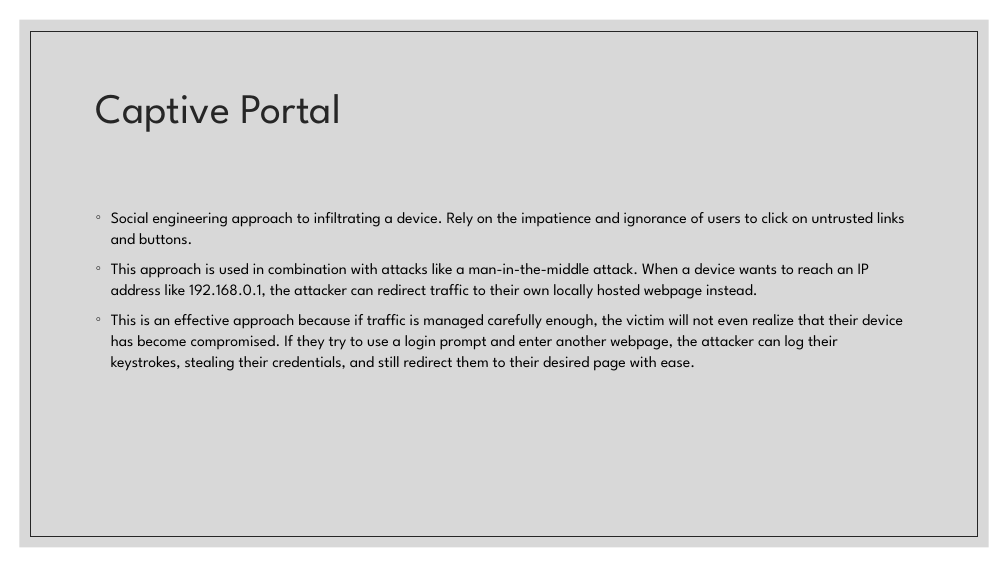
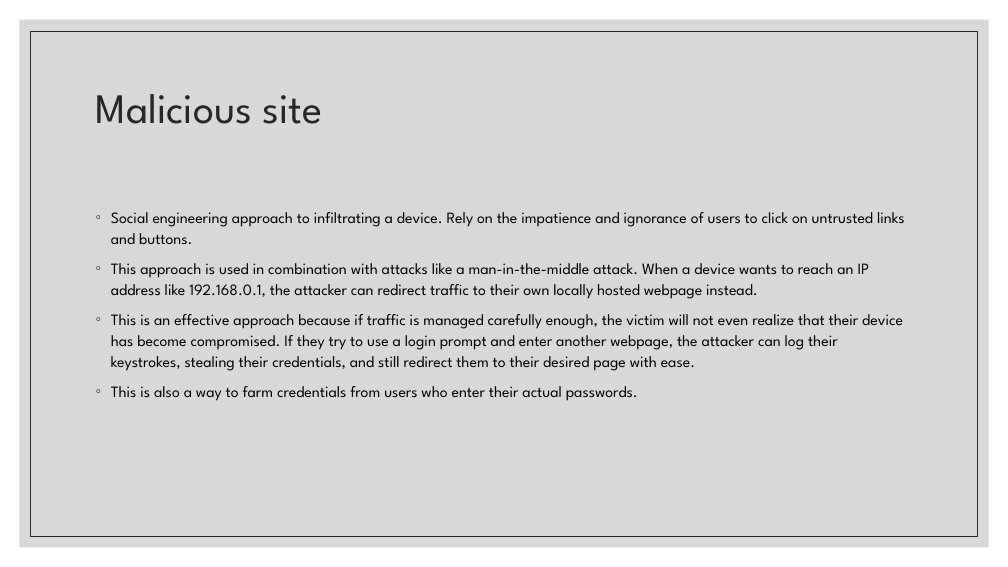
Before and after one commit to JulianKeller/cs425-backdoor, a slide deck: slide 3 of Documents/Remote_attacks_and_backdoors.pptx. Drawn at 1008x567 pixels with LibreOffice and Linux fonts; fonts in the diff are those of the drawing. Boxes give left, top, right and bottom in pixels: in the first picture for what was removed or moved away, otherwise in the second. Text is boxed around its words. In the diff, an @@ line names an element or a change of style, - is before the commit and + after.

```diff
--- a/Documents/Remote_attacks_and_backdoors.pptx
+++ b/Documents/Remote_attacks_and_backdoors.pptx
@@ title at (96, 94, 323, 124): text changed @@
-Captive Portal
+Malicious site
@@ text at (111, 386, 638, 401): paragraph added @@
+◦ This is also a way to farm credentials from users who enter their actual passwords.
```
Also in this commit, not shown: 8 other slides changed.
